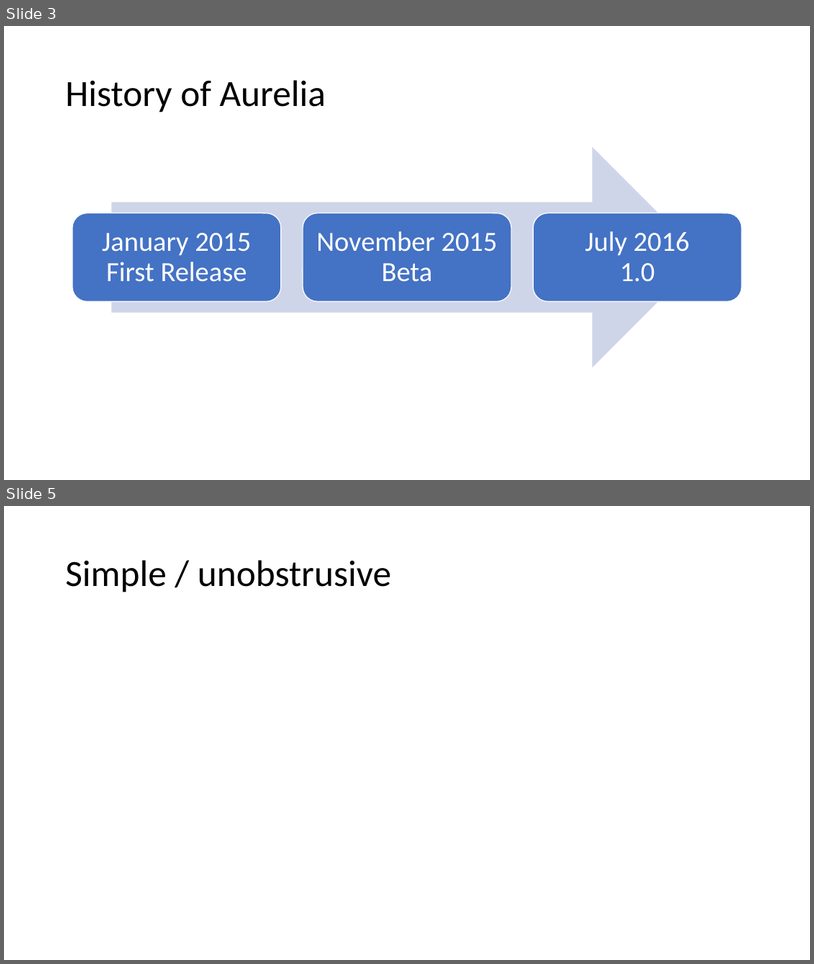
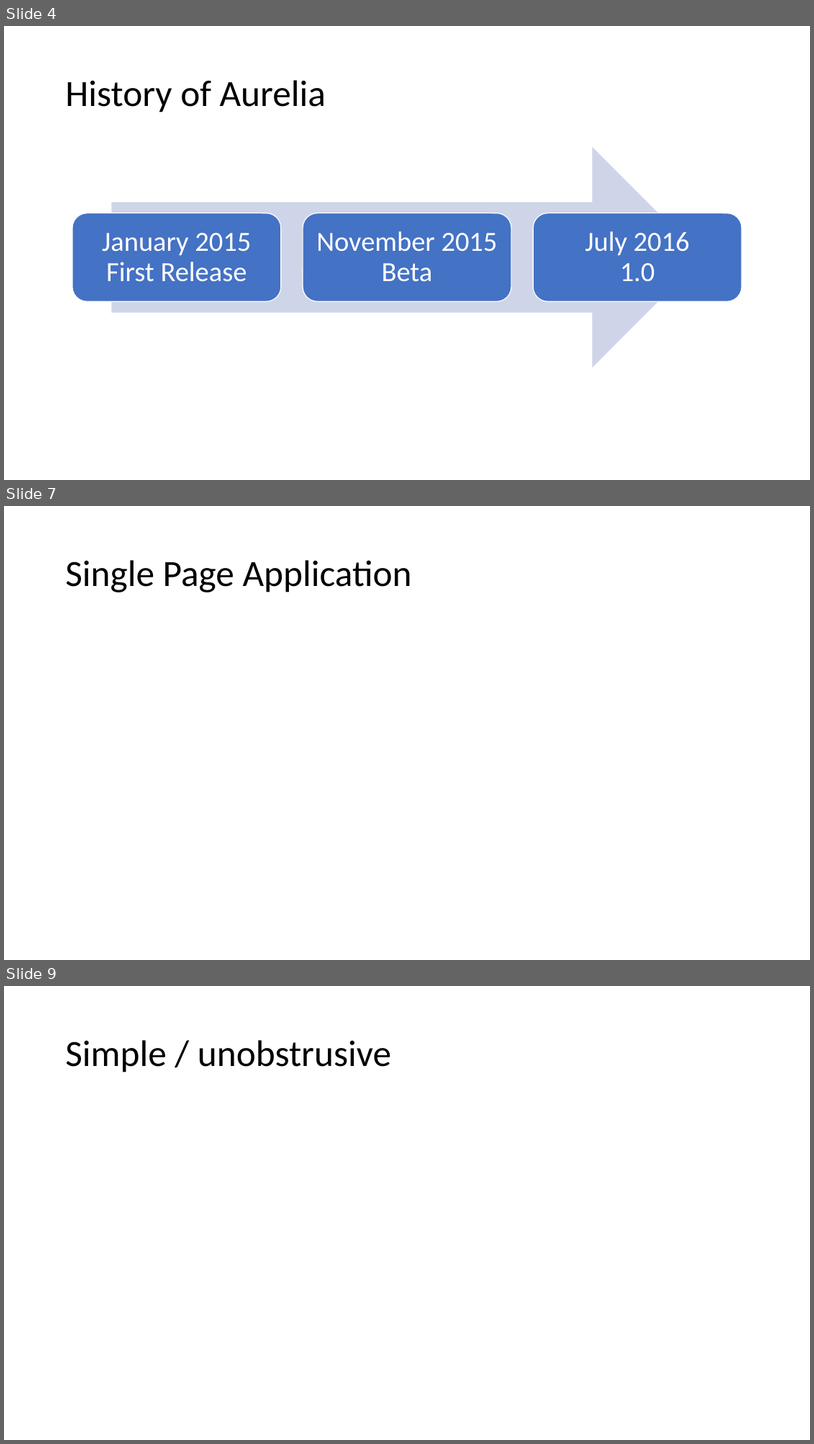
Before and after one commit to vuorinem/ADNUGTalk, a slide deck: Aurelia.pptm. Shown one above the other, each under a label of ours: slides 3 and 5 before the commit, slides 4, 7 and 9 after it; the slides between them are not shown. The pictures are 814x964 and 814x1444 pixels, drawn with LibreOffice and Linux fonts; fonts in the diff are those of the drawing. Boxes give left, top, right and bottom in pixels: in the first picture for what was removed or moved away, otherwise in the second. Text is boxed around its words. In the diff, an @@ line names an element or a change of style, - is before the commit and + after.

```diff
--- a/Aurelia.pptm
+++ b/Aurelia.pptm
@@ slide 7 added at bbox=[4, 506, 810, 960], background #FFFFFF @@
@@ title added at bbox=[65, 560, 412, 592], 44 pt, text #000000 @@
+Single Page Application
@@ what was slide 3 is now slide 4 @@
@@ what was slide 5 is now slide 9 @@
```
Also in this commit, not shown: 3 slides changed, 12 other slides added, 1 slide removed.
